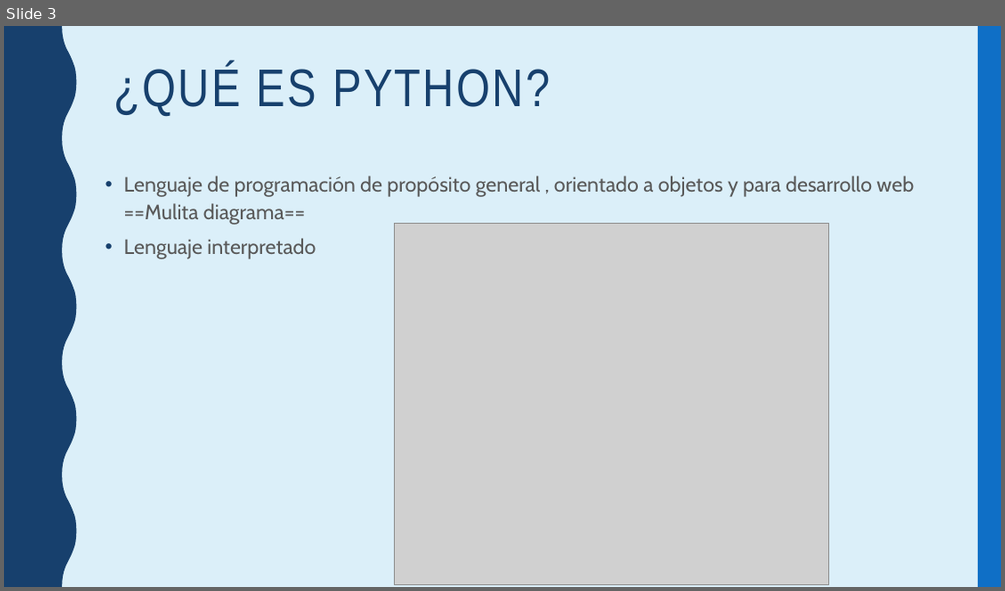
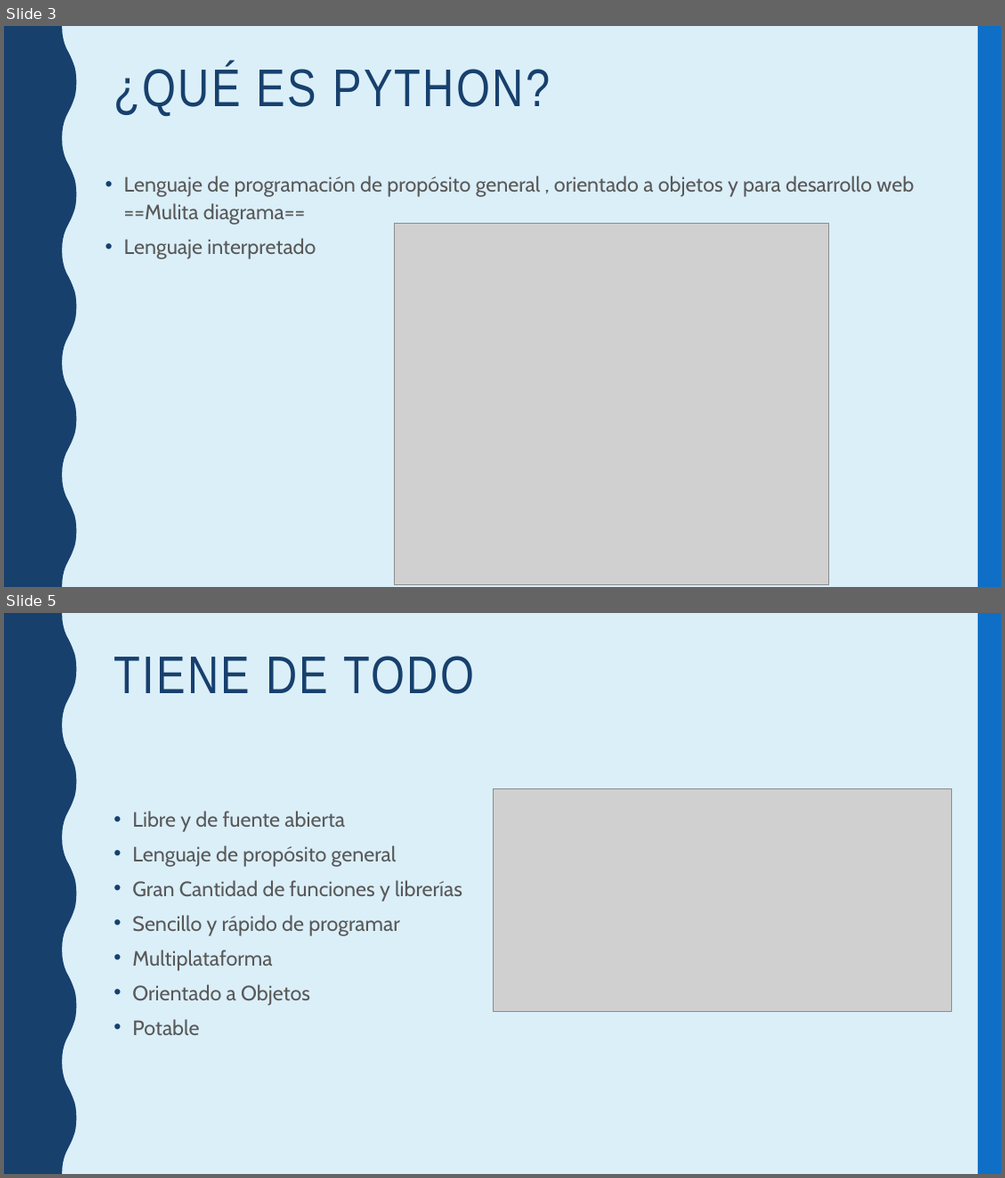
Before and after one commit to JoseCarlosPa/F.P-Project, a slide deck: Presentacion Python JC 2018 F.P.pptx. Shown one above the other, each under a label of ours: slide 3 before the commit, slides 3 and 5 after it; the slides between them are not shown. The pictures are 1005x591 and 1005x1178 pixels, drawn with LibreOffice and Linux fonts; fonts in the diff are those of the drawing; grey boxes stand for pictures. Boxes give left, top, right and bottom in pixels: in the first picture for what was removed or moved away, otherwise in the second. Text is boxed around its words. In the diff, an @@ line names an element or a change of style, - is before the commit and + after.

```diff
--- a/Presentacion Python JC 2018 F.P.pptx
+++ b/Presentacion Python JC 2018 F.P.pptx
@@ slide 5 added at [4,613,1001,1174], background #DBEFF9; not listed: 2 template elements that a slide beside it also shows @@
@@ title added at [113,656,474,694], 51 pt, text #17406D @@
+TIENE DE TODO
@@ picture added at [494,788,952,1012] @@
@@ text added at [132,811,462,1035], 20 pt, text #595959 @@
+• Libre y de fuente abierta
+• Lenguaje de propósito general
+• Gran Cantidad de funciones y librerías
+• Sencillo y rápido de programar
+• Multiplataforma
+• Orientado a Objetos
+• Potable
```
Also in this commit, not shown: 2 slides changed, 1 other slide added, 1 slide removed.
